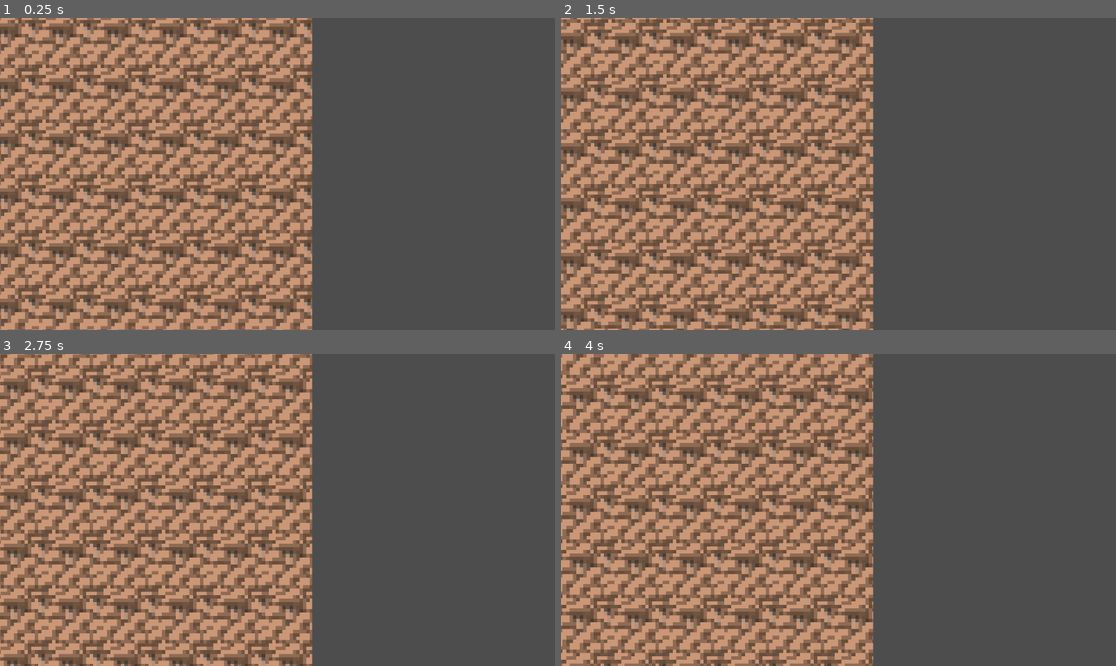
Above: before the commit, frames 1-4 (two rows, left to right).
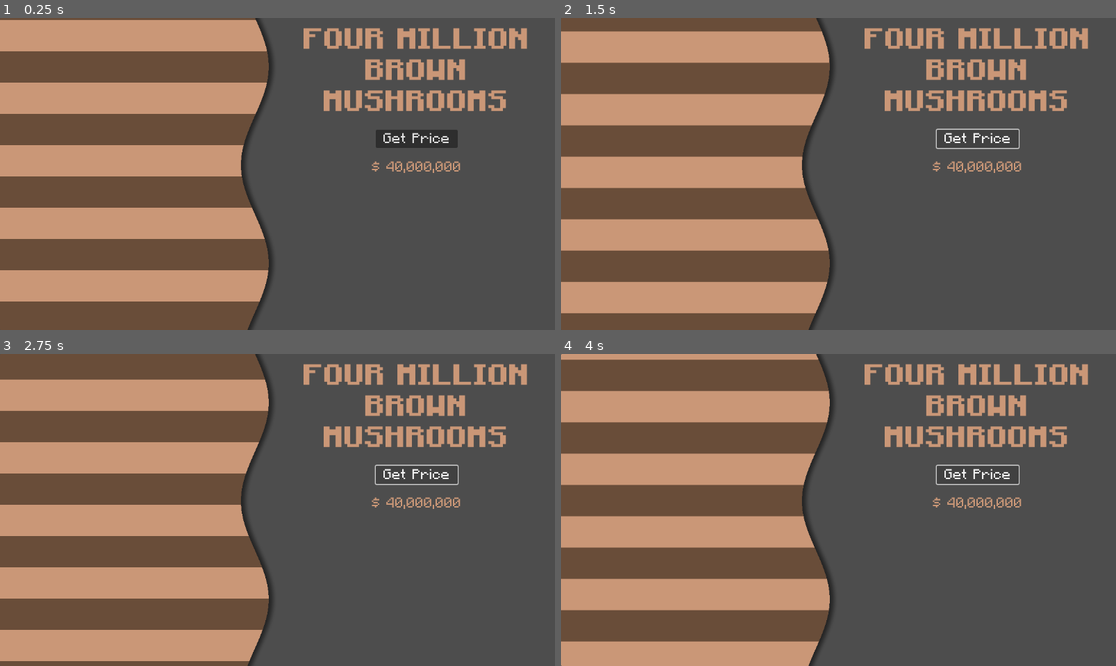
Above: after the commit, the same moments.

Repository: Shuflduf/4-Million-Mushrooms
Game: Godot game, scene res://main.tscn
The game is run twice, just before and just after one commit, with the same random seed, the same clock (stepped at 60 frames per second) and the same inputs.
Inputs (mouse positions are in pixels of both pictures, inside the frame that each line leads up to):
- Up to frame 1 (0.25 s): no input
- Up to frame 2 (1.5 s): click (977, 139) at 0.5 s, where only the run after the commit has a clickable "Get Price"; click (977, 139) at 1.25 s, where only the run after the commit has a clickable "Get Price"
- Up to frame 3 (2.75 s): click (416, 475) at 2 s, where only the run after the commit has a clickable "Get Price"
- Up to frame 4 (4 s): no input

The runs differ from the first frame. In frame 1, 44% of the frame differs, in the area x 0-95%, y 0-100%; in frame 2, 43%; in frame 3, 44%; in frame 4, 44%.

Commit message:
ui setup

Diff:
--- /dev/null
+++ b/main.gd
@@ -0,0 +1,11 @@
+extends Control
+
+
+# Called when the node enters the scene tree for the first time.
+func _ready() -> void:
+	pass # Replace with function body.
+
+
+# Called every frame. 'delta' is the elapsed time since the previous frame.
+func _process(delta: float) -> void:
+	pass
--- a/main.tscn
+++ b/main.tscn
@@ -1,12 +1,32 @@
-[gd_scene load_steps=4 format=3 uid="uid://0n1glr7skegi"]
+[gd_scene load_steps=7 format=3 uid="uid://0n1glr7skegi"]
 
-[ext_resource type="Shader" path="res://simple_scroll.gdshader" id="1_kyln5"]
-[ext_resource type="Texture2D" uid="uid://c8opnvfgku1ug" path="res://shroom_tiling.png" id="2_0twwk"]
+[ext_resource type="Shader" path="res://waves.gdshader" id="1_bn48a"]
+[ext_resource type="FontFile" uid="uid://c08fm8svuf82y" path="res://assets/fonts/MinecraftBold-nMK1.otf" id="2_kmyyp"]
+[ext_resource type="FontFile" uid="uid://cenmyqifft0km" path="res://assets/fonts/MinecraftRegular-Bmg3.otf" id="3_wi3ah"]
 
-[sub_resource type="ShaderMaterial" id="ShaderMaterial_pb2tv"]
-shader = ExtResource("1_kyln5")
-shader_parameter/dir = Vector2(-0.5, -1)
-shader_parameter/scale = 0.14
+[sub_resource type="ShaderMaterial" id="ShaderMaterial_vb01t"]
+shader = ExtResource("1_bn48a")
+shader_parameter/color_gap = Color(0.792157, 0.592157, 0.466667, 1)
+shader_parameter/color_stripe = Color(0.411765, 0.301961, 0.223529, 1)
+shader_parameter/divisions = 10.0
+shader_parameter/stripe_bias = 2.0
+shader_parameter/speed = 0.03
+shader_parameter/angle = 1.571
+shader_parameter/mask_width = 0.05
+shader_parameter/shadow_width = 0.03
+shader_parameter/shadow_strength = 0.51
+shader_parameter/zigzag_frequency = 10.0
+shader_parameter/zigzag_amplitude = 0.05
+
+[sub_resource type="LabelSettings" id="LabelSettings_kiyks"]
+font = ExtResource("2_kmyyp")
+font_size = 61
+font_color = Color(0.792157, 0.592157, 0.466667, 1)
+
+[sub_resource type="LabelSettings" id="LabelSettings_fw0xu"]
+font = ExtResource("3_wi3ah")
+font_size = 30
+font_color = Color(0.792157, 0.592157, 0.466667, 1)
 
 [node name="Control" type="Control"]
 layout_mode = 3
@@ -24,10 +44,43 @@
 grow_horizontal = 2
 grow_vertical = 2
 
-[node name="TextureRect" type="TextureRect" parent="HBoxContainer"]
-texture_filter = 1
-material = SubResource("ShaderMaterial_pb2tv")
+[node name="Panel" type="Panel" parent="HBoxContainer"]
+material = SubResource("ShaderMaterial_vb01t")
 layout_mode = 2
-texture = ExtResource("2_0twwk")
-expand_mode = 2
-stretch_mode = 1
+size_flags_horizontal = 3
+
+[node name="MarginContainer" type="MarginContainer" parent="HBoxContainer"]
+layout_mode = 2
+size_flags_horizontal = 3
+theme_override_constants/margin_left = 15
+theme_override_constants/margin_top = 15
+theme_override_constants/margin_right = 15
+theme_override_constants/margin_bottom = 15
+
+[node name="VBoxContainer" type="VBoxContainer" parent="HBoxContainer/MarginContainer"]
+layout_mode = 2
+size_flags_horizontal = 3
+theme_override_constants/separation = 25
+
+[node name="Label" type="Label" parent="HBoxContainer/MarginContainer/VBoxContainer"]
+layout_mode = 2
+text = "FOUR MILLION BROWN MUSHROOMS"
+label_settings = SubResource("LabelSettings_kiyks")
+horizontal_alignment = 1
+autowrap_mode = 3
+uppercase = true
+
+[node name="Button" type="Button" parent="HBoxContainer/MarginContainer/VBoxContainer"]
+layout_mode = 2
+size_flags_horizontal = 4
+theme_override_fonts/font = ExtResource("3_wi3ah")
+theme_override_font_sizes/font_size = 30
+text = " Get Price "
+
+[node name="Label2" type="Label" parent="HBoxContainer/MarginContainer/VBoxContainer"]
+layout_mode = 2
+text = "$ 40,000,000"
+label_settings = SubResource("LabelSettings_fw0xu")
+horizontal_alignment = 1
+autowrap_mode = 3
+uppercase = true
--- a/simple_scroll.gdshader
+++ /dev/null
@@ -1,13 +0,0 @@
-shader_type canvas_item;
-
-uniform vec2 dir;
-uniform float scale = 1;
-
-void fragment() {
-	COLOR = texture(TEXTURE, (UV + (dir * TIME)) * scale);
-}
-
-//void light() {
-	// Called for every pixel for every light affecting the CanvasItem.
-	// Uncomment to replace the default light processing function with this one.
-//}
--- /dev/null
+++ b/waves.gdshader
@@ -0,0 +1,39 @@
+shader_type canvas_item;
+
+uniform vec4 color_gap: source_color = vec4(0.25);
+uniform vec4 color_stripe: source_color = vec4(1.0, 0.75, 0.0, 1.0);
+uniform float divisions = 16.0; // increase for more stripe density
+uniform float stripe_bias = 2.0; // 1.0 means no stripes; 2.0 means stripes and gaps are equal size
+uniform float speed = 0.03;
+uniform float angle = 0.7854; // in radians
+uniform float mask_width = 0.2; // Width of the mask on the right side, as a fraction of total width
+uniform float shadow_width = 0.02;
+uniform float shadow_strength: hint_range(0.0, 1.0) = 0.5;
+uniform float zigzag_frequency = 10.0; // Frequency of the zigzag pattern
+uniform float zigzag_amplitude = 0.05; // Amplitude of the zigzag pattern
+
+void fragment() {
+    // Calculate the zigzag pattern based on the current UV.y coordinate
+    float zigzag = sin(UV.y * zigzag_frequency) * zigzag_amplitude + (1.0 - mask_width);
+
+    // Calculate the distance to the edge of the mask for the drop shadow effect
+    float edgeDistance = smoothstep(0.0, shadow_width, zigzag - UV.x); // Adjust 0.02 to control the width of the shadow
+
+    // Check if the current fragment is within the zigzag masked area on the right side
+    if (UV.x > zigzag) {
+        // Apply a custom effect or color for the masked area
+        COLOR = vec4(0.0, 0.0, 0.0, 0.0); // Example: making the masked area transparent
+    } else if (UV.x > zigzag - shadow_width) { // Adjust 0.02 to match the smoothstep range for the shadow width
+        // Apply the drop shadow effect on the edge of the mask
+        vec4 shadowColor = mix(vec4(0.0), vec4(0.0, 0.0, 0.0, shadow_strength), edgeDistance); // Adjust shadow color and opacity as needed
+        COLOR = shadowColor;
+    } else {
+        // Original shader logic
+        float w = cos(angle) * UV.x + sin(angle) * UV.y - speed * TIME;
+        if (floor(mod(w * divisions, stripe_bias)) < 0.0001) {
+            COLOR = color_gap;
+        } else {
+            COLOR = color_stripe;
+        }
+    }
+}
Binary file added: assets/fonts/MinecraftBold-nMK1.otf
Not shown, added: assets/fonts/MinecraftBold-nMK1.otf.import
Binary file added: assets/fonts/MinecraftBoldItalic-1y1e.otf
Not shown, added: assets/fonts/MinecraftBoldItalic-1y1e.otf.import
Binary file added: assets/fonts/MinecraftItalic-R8Mo.otf
Not shown, added: assets/fonts/MinecraftItalic-R8Mo.otf.import
Binary file added: assets/fonts/MinecraftRegular-Bmg3.otf
Not shown, added: assets/fonts/MinecraftRegular-Bmg3.otf.import
